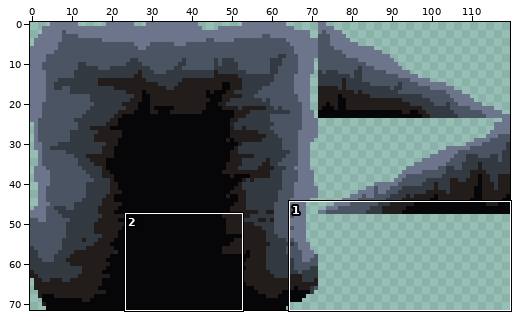
Pixel-art file -- Assets/Sprites/TileSets/Underlands/UnderlandTileset.aseprite. The first picture is a wide view before the edit; the outline marks the close-up.
Close-up. Earlier state:
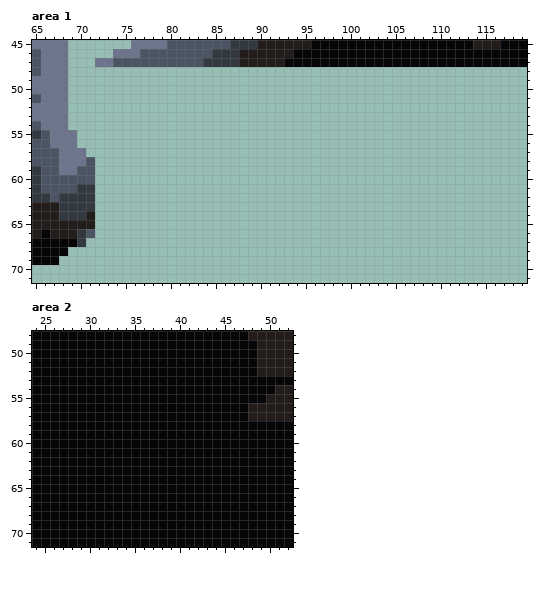
120x72 pixels, 1 frame. Shown: area 1: x 65..119, y 45..71; area 2: x 24..52, y 48..71.
The same view after the edit:
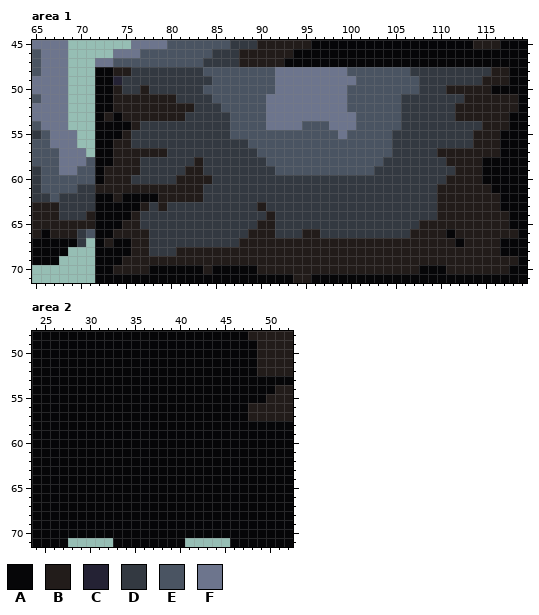
Palette (. is transparent): A #060608  B #221c1a  C #242234  D #333941  E #4a5462  F #6d758d
Difference:
Area 1:
y 48: x 72..119 ................................................ -> AABBDDDDDDDDEEEEEEEEFFFFFFFFEEEEEEEDDDDDDDDDBBAA
y 49: x 72..119 ................................................ -> AACDDDDDDDDDDEEEEEEEFFFFFFFFFEEEEEEEDDDDDDDBBBAA
y 50: x 72..119 ................................................ -> AABDDBDDDDDDEEEEEEEEFFFFFFFFEEEEEEEEDDDBBBBBAAAA
y 51: x 72..119 ................................................ -> AABBBBBBBDDDDEEEEEEFFFFFFFFFEEEEEEDDDDDDDBBBBBBA
y 52: x 72..119 ................................................ -> AABBBBBBBBBDDDEEEEEFFFFFFFFFEEEEEEDDDDDDBBBBBBBA
y 53: x 72..119 ................................................ -> ABABBBBBBBDDDDDEEEEFFFFFFFFFFEEEEEDDDDDDBBBBBBAA
y 54: x 72..119 ................................................ -> AAAABDDDDDDDDDDEEEEFFFFEEEFFFEEEEEDDDDDDDDDBBBAA
y 55: x 72..119 ................................................ -> AAABDDDDDDDDDDDEEEEEEEEEEEEFEEEEEDDDDDDDDDBBBAAA
y 56: x 72..119 ................................................ -> AABBDDDDDDDDDDDDDEEEEEEEEEEEEEEEEDDDDDDDDDBBBAAA
y 57: x 72..119 ................................................ -> AABBBBBBDDDDDDDDDDEEEEEEEEEEEEEEEDDDDDBBBBBBBAAA
y 58: x 72..119 ................................................ -> AABBBDDDDDDBDDDDDDDEEEEEEEEEEEEEDDDDDDDBBBBAAAAA
y 59: x 72..119 ................................................ -> ABBBBDDDDDBBDDDDDDDDEEEEEEEEEEEDDDDDDDDDBBBAAAAA
y 60: x 72..119 ................................................ -> ABBBDDDDDBBBBDDDDDDDDDDDDDDDDDDDDDDDDDDBBBBAAAAA
y 61: x 72..119 ................................................ -> BBBBBBBBBBBBDDDDDDDDDDDDDDDDDDDDDDDDDDBBBBBBAAAA
y 62: x 72..119 ................................................ -> AABAAAABBBBBDDDDDDDDDDDDDDDDDDDDDDDDDDBBBBBBBAAA
y 63: x 72..119 ................................................ -> AAAAABDBDDDDDDDDDDBDDDDDDDDDDDDDDDDDDDBBBBBBBAAA
y 64: x 72..119 ................................................ -> AAAABDDDDDDDDDDDDDDBDDDDDDDDDDDDDDDDDDBBBBBBBBAA
y 65: x 72..119 ................................................ -> AAABBDDDDDDDDDDDDDBBDDDDDDDDDDDDDDDDBBBBBBBBBBAA
y 66: x 72..119 ................................................ -> AABBBBDDDDDDDDDDDBBBDDDBBDDDDDDDDDDBBBBABBBBBBBA
y 67: x 72..119 ................................................ -> ABAABBDDDDDDDDDDBBBBBBBBBBBBBBBBBBBBBBBBABBBBAAA
y 68: x 72..119 ................................................ -> AAAABBDDDBBBBBBBBBBBBBBBBBBBBBBBBBBBBBBBBBBBBAAA
y 69: x 72..119 ................................................ -> AAABBBBBBBBBBBBBBBBBBBBBBBBBBBBBBBBBBBBBBBBBBBBA
y 70: x 72..119 ................................................ -> AABBBBAAAAAABAAAAABBBBBBBBBBBBBBBBBBAAABBBBBBBAA
y 71: x 72..119 ................................................ -> AAAAAAAAAAAAAAAAAAAAAABBAAAAAAAAAAAAAAAAAAAAAAAA
Area 2:
y 71: x 28..32 AAAAA -> .....; x 41..45 AAAAA -> .....
Pixel boxes of the changes (left, top, right, bottom) in both close-ups:
added: (95, 67, 527, 283)
erased: (68, 538, 113, 547)
erased: (185, 538, 230, 547)
